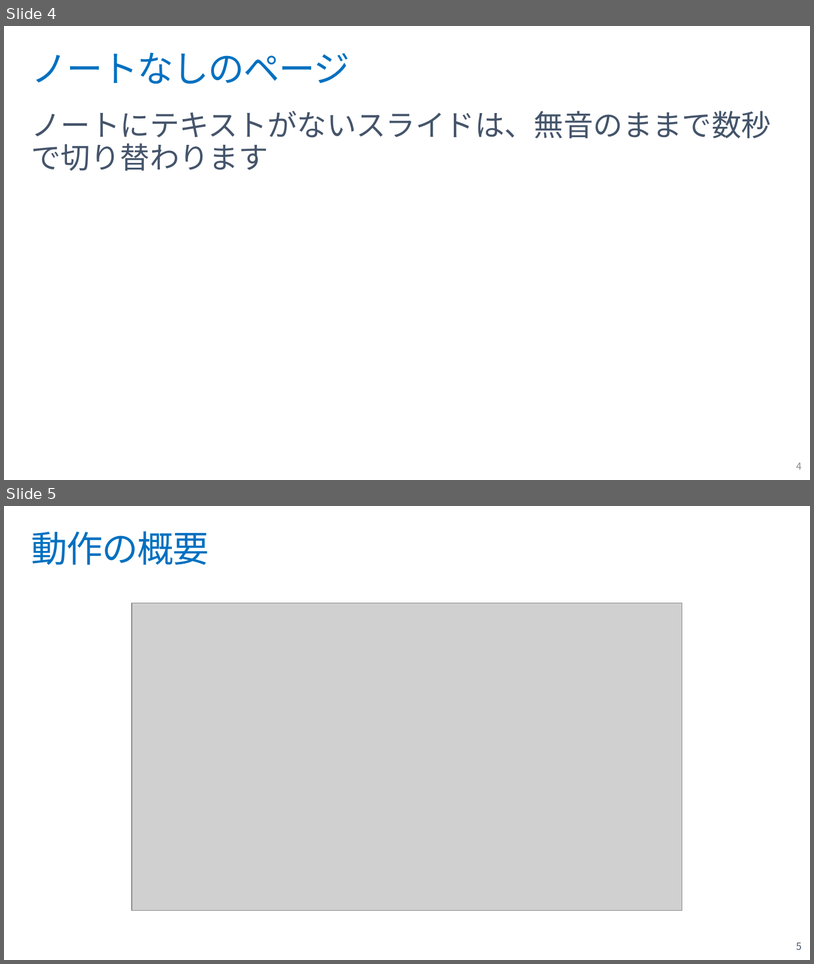
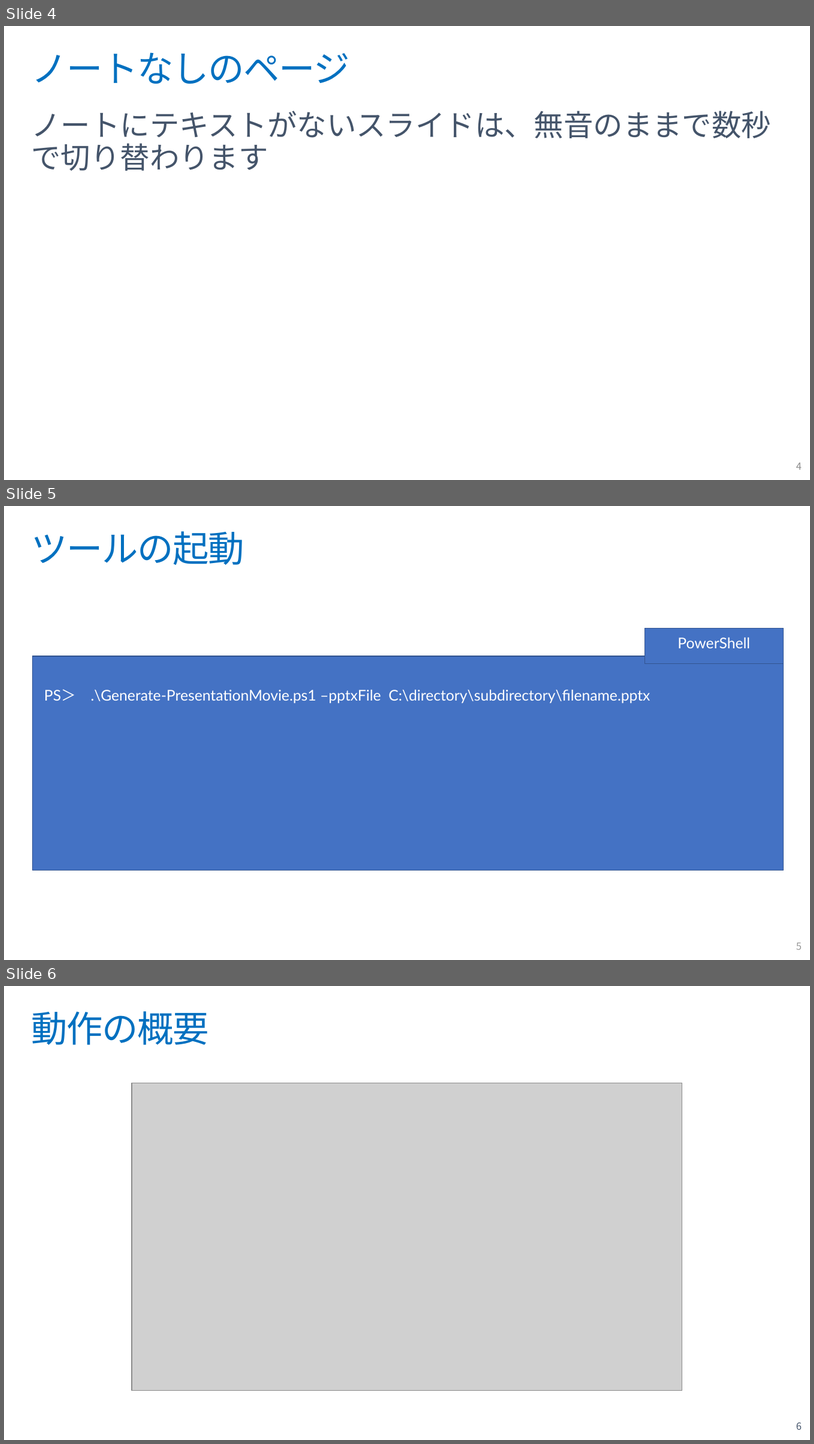
Before and after one commit to ayuina/ppt-auto-presentation, a slide deck: how-to-use.pptx. Shown one above the other, each under a label of ours: slides 4 and 5 before the commit, slides 4, 5 and 6 after it. The pictures are 814x964 and 814x1444 pixels, drawn with LibreOffice and Linux fonts; fonts in the diff are those of the drawing; grey boxes stand for pictures; background and template pictures are left out. Boxes give left, top, right and bottom in pixels: in the first picture for what was removed or moved away, otherwise in the second. Text is boxed around its words. In the diff, an @@ line names an element or a change of style, - is before the commit and + after.

```diff
--- a/how-to-use.pptx
+++ b/how-to-use.pptx
@@ slide 5 added at box(4, 506, 810, 960), background #FFFFFF @@
@@ title added at box(31, 531, 245, 565), 44 pt, text #0070C0 @@
+ツールの起動
@@ rectangle added at box(645, 628, 784, 664), fill #4472C4, outline #325491 0.85 pt, 18 pt, text #FFFFFF @@
+PowerShell
@@ rectangle added at box(32, 656, 785, 870), fill #4472C4, outline #325491 0.85 pt, 18 pt, text #FFFFFF @@
+PS＞ .\Generate-PresentationMovie.ps1 –pptxFile C:\directory\subdirectory\filename.pptx
@@ page number added at box(797, 942, 802, 949), 12 pt, text #989898 @@
+5
@@ what was slide 5 is now slide 6 @@
@@ page number at box(797, 1422, 802, 1429): text changed @@
-5
+6
```
Also in this commit, not shown: 1 other file.
